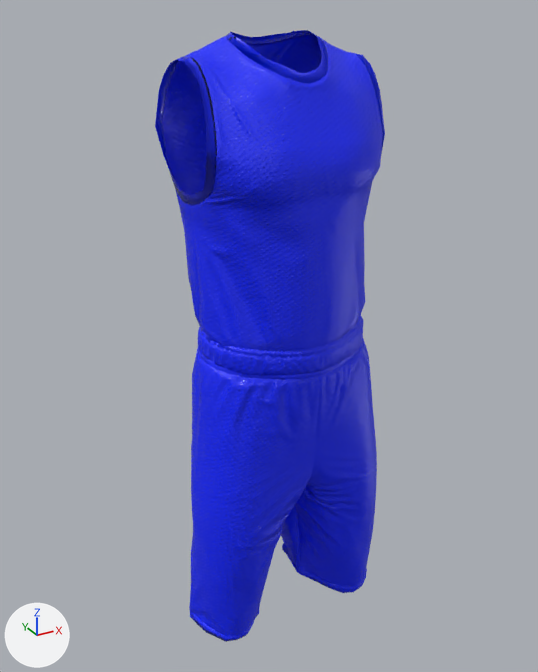
The glTF model Basic_Jersey_4.gltf as it was, and as the next commit left it.
One viewpoint serves both versions: a camera (50 mm lens) standing at (-2.51, -4.4, 4.61) and looking at (-0.04, 0.08, 2.36). Lighting does not change. The marker at lower left points along +X, +Y and +Z. Where no turn or scale is listed for an object, it has been applied to the vertices. Vertices at the same position are counted once.

In view in the first picture: 'Normal_Neck'.
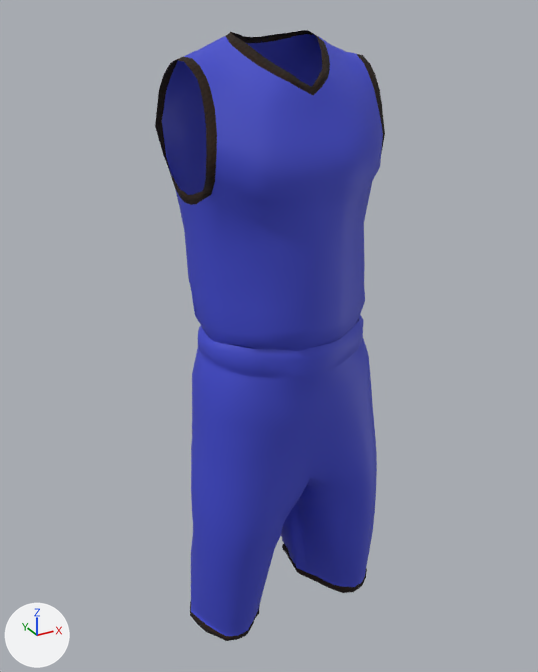
Location of each change, [x1, y1, x2, y2] in pixels of the pictures (538 x 672 px; the box of a moved part takes in the faces that stretch with it):
'Normal_Neck', reshaped: before [155, 30, 385, 642]; after [155, 30, 385, 641]
part 1 of me_low_polly_pants_2_002, moved or reshaped: before [189, 490, 367, 624]; after [190, 490, 367, 624]
part 2 of me_low_polly_pants_2_002, moved or reshaped: before [195, 151, 372, 376]; after [196, 152, 372, 376]
part 3 of me_low_polly_pants_2_002, moved or reshaped: before [234, 30, 382, 108]; after [233, 30, 382, 108]
part 4 of me_low_polly_pants_2_002, recoloured: [155, 30, 385, 639] in both
part 5 of me_low_polly_pants_2_002, recoloured: [162, 35, 383, 636] in both

The change, as a diff of the scene's bpy script:
```diff
--- a/Basic_Jersey_4.gltf.py
+++ b/Basic_Jersey_4.gltf.py
@@ img_uv_v_neck_diffuse @@
+img_uv_v_neck_diffuse = load_image('UV_V_NECK_DIFFUSE', 'UV_V_NECK_DIFFUSE.png', 1024, 1024, 'sRGB')
@@ img_uv_v_neck_roughness_2 @@
+img_uv_v_neck_roughness_2 = load_image('UV_V_NECK_ROUGHNESS_2', 'UV_V_NECK_ROUGHNESS_2.png', 1024, 1024, 'Non-Color')
@@ img_uv_v_neck_normal @@
+img_uv_v_neck_normal = load_image('UV_V_NECK_NORMAL', 'UV_V_NECK_NORMAL.png', 1024, 1024, 'Non-Color')
@@ img_uv_v_neck_aksen_diffuse @@
+img_uv_v_neck_aksen_diffuse = load_image('UV_V_NECK_AKSEN_DIFFUSE', 'UV_V_NECK_AKSEN_DIFFUSE.png', 1024, 1024, 'sRGB')
@@ mat_main_color_v_neck @@
+mat_main_color_v_neck = bpy.data.materials.new('Main_Color_V_Neck')
+# uses the picture img_uv_v_neck_diffuse
+# uses the picture img_uv_v_neck_roughness_2
@@ mat_aksen_v_neck @@
+mat_aksen_v_neck = bpy.data.materials.new('Aksen_V_Neck')
+# uses the picture img_uv_v_neck_aksen_diffuse
+# uses the picture img_uv_v_neck_normal
+# uses the picture img_uv_v_neck_roughness_2
@@ me_low_polly_pants_2_002 @@
 me_low_polly_pants_2_002.from_pydata(...)  # 1579 vertices, 2974 faces; spans x -0.82..0.82, y -0.54..0.53, z -0.01..4.48
 # used by ob_normal_neck; location = (0.0, 0.0, 0.0)
+# me_low_polly_pants_2_002 part 1
+# 14 vertices are removed from x -0.82..0.78, y -0.35..0.32, z 0.05..1.17
+# 87 faces are deleted
+# 6 vertices in x -0.08..0.13, y -0.25..0.25, z 0.95..1.35 move by (0.01, 0.0, 0.0)
+# 3 vertices in x -0.06..-0.04, y -0.16..0.11, z 0.95..1.15 move by (0.01, 0.01, 0.0)
+# 16 vertices move from x -0.81..0.77, y -0.3..0.39, z 0.09..1.39 to x -0.81..0.77, y -0.3..0.39, z 0.08..1.39
+# 14 vertices are added at x -0.82..0.79, y -0.35..0.33, z 0.05..1.16
+# 41 new faces join them, mat_aksen_v_neck
+# 46 new faces join them, mat_main_color_v_neck
+# me_low_polly_pants_2_002 part 2
+# 42 vertices are removed from x -0.64..0.6, y -0.53..0.39, z 2.3..2.8
+# 146 faces are deleted
+# 4 vertices in x -0.58..0.23, y -0.51..-0.19, z 2.44..2.54 move by (0.01, -0.01, -0.01)
+# 3 vertices in x -0.4..0.48, y -0.51..0.26, z 2.51..3.54 move by (0.01, 0.0, 0.0)
+# 3 vertices in x -0.58..-0.5, y 0.05..0.2, z 2.3 move by (-0.03, 0.01, 0.0)
+# 3 vertices in x 0.16..0.53, y -0.44..0.26, z 2.29..2.78 move by (0.01, -0.02, 0.01)
+# 3 vertices in x 0.16..0.56, y -0.47..0.38, z 2.36..2.65 move by (0.01, 0.01, 0.0)
+# 3 vertices in x -0.61..0.52, y -0.35..-0.21, z 2.48 move by (0.0, -0.01, 0.0)
+# 61 vertices move from x -0.64..0.67, y -0.52..0.4, z 2.17..2.9 to x -0.64..0.66, y -0.5..0.4, z 2.17..2.91
+# 42 vertices are added at x -0.63..0.59, y -0.53..0.4, z 2.3..2.81
+# 146 new faces join them, mat_main_color_v_neck
+# me_low_polly_pants_2_002 part 3
+# 4 vertices in x 0.59..0.62, y -0.18..0.37, z 4.12..4.33 move by (0.01, 0.0, 0.0)
+# 17 vertices move from x -0.28..0.22, y -0.32..0.32, z 4.19..4.47 to x -0.29..0.22, y -0.37..0.31, z 4.12..4.46
+# me_low_polly_pants_2_002 part 4: 357 faces spanning x -0.81..0.82, y -0.39..0.45, z -0.01..4.48 switch from mat_default_obj_002 to mat_aksen_v_neck
+# me_low_polly_pants_2_002 part 5: 2385 faces spanning x -0.81..0.81, y -0.54..0.53, z 0.07..4.45 switch from mat_default_obj_002 to mat_main_color_v_neck
```
